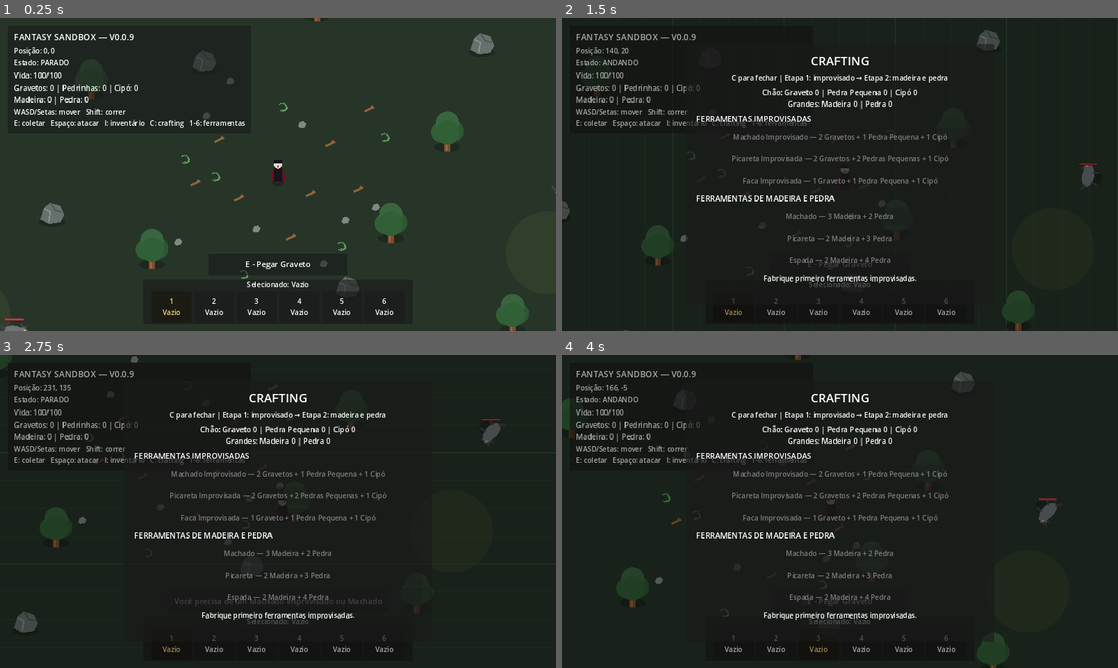
Above: before the commit, frames 1-4 (two rows, left to right).
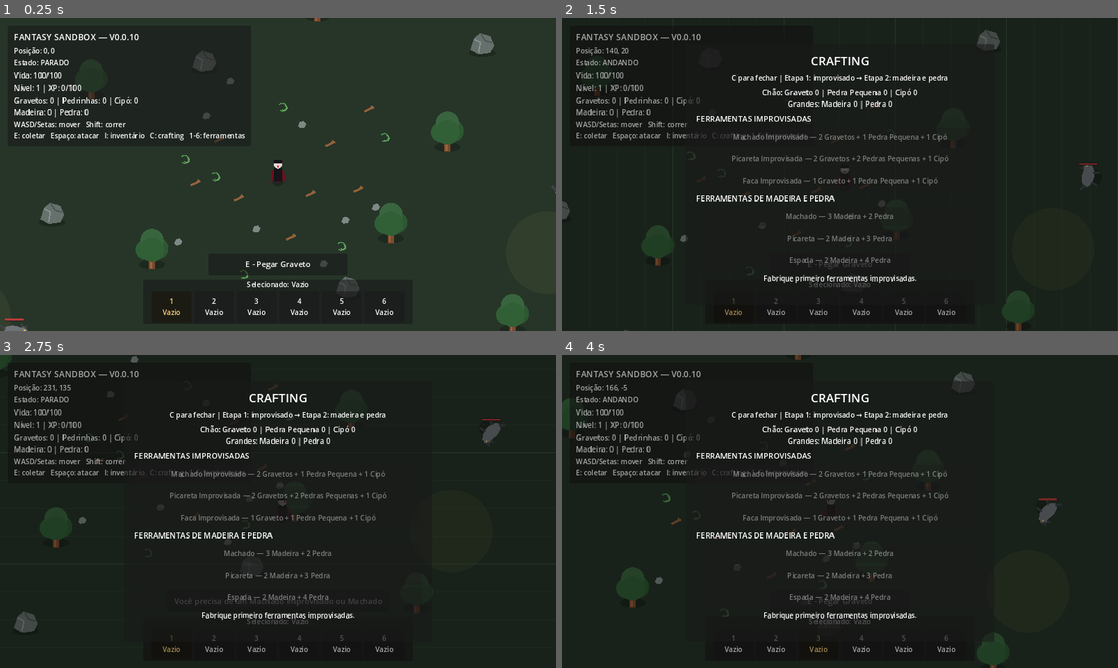
Above: after the commit, the same moments.

Repository: janduyankiingles-ops/Fantasy-Sandbox
Game: Godot game, scene res://scenes/main.tscn
Two runs of this game, one before a commit and one after it. Both use one fixed random seed, a clock stepped at 60 frames per second and the inputs below.
Inputs:
- Up to frame 1 (0.25 s): no input
- Up to frame 2 (1.5 s): tap Enter at 0.5 s; hold D 0.53-1.28 s; tap I at 0.6 s; tap Space at 0.77 s; hold S from 1.28 s (still down); tap C at 1.35 s
- Up to frame 3 (2.75 s): tap Space at 1.52 s; release S at 2.03 s; hold D from 2.03 s (still down); tap 1 at 2.1 s
- Up to frame 4 (4 s): release D at 2.78 s; hold W 2.78-3.53 s; tap 2 at 2.85 s; tap Space at 3.02, 3.77 s; hold A from 3.53 s (still down); tap 3 at 3.6 s

The runs differ from the first frame. In frame 1, 1.6% of the frame differs, in the area x 2-45%, y 5-40%; in frame 2, 1.3%; in frame 3, 1.3%; in frame 4, 1.3%.

Commit message:
v0.0.10: show XP progression in HUD

Diff:
--- a/scenes/main.tscn
+++ b/scenes/main.tscn
@@ -35,7 +35,7 @@
 offset_left = 18.0
 offset_top = 18.0
 offset_right = 430.0
-offset_bottom = 245.0
+offset_bottom = 270.0
 
 [node name="Margin" type="MarginContainer" parent="HUD/Panel"]
 theme_override_constants/margin_left = 14
@@ -48,7 +48,7 @@
 
 [node name="Title" type="Label" parent="HUD/Panel/Margin/VBox"]
 theme_override_font_sizes/font_size = 20
-text = "FANTASY SANDBOX — V0.0.9"
+text = "FANTASY SANDBOX — V0.0.10"
 
 [node name="PositionLabel" type="Label" parent="HUD/Panel/Margin/VBox"]
 text = "Posição: 0, 0"
@@ -59,6 +59,10 @@
 [node name="HealthLabel" type="Label" parent="HUD/Panel/Margin/VBox"]
 theme_override_font_sizes/font_size = 17
 text = "Vida: 100/100"
+
+[node name="ProgressionLabel" type="Label" parent="HUD/Panel/Margin/VBox"]
+theme_override_font_sizes/font_size = 17
+text = "Nível: 1 | XP: 0/100"
 
 [node name="InventoryLabel" type="Label" parent="HUD/Panel/Margin/VBox"]
 theme_override_font_sizes/font_size = 17
